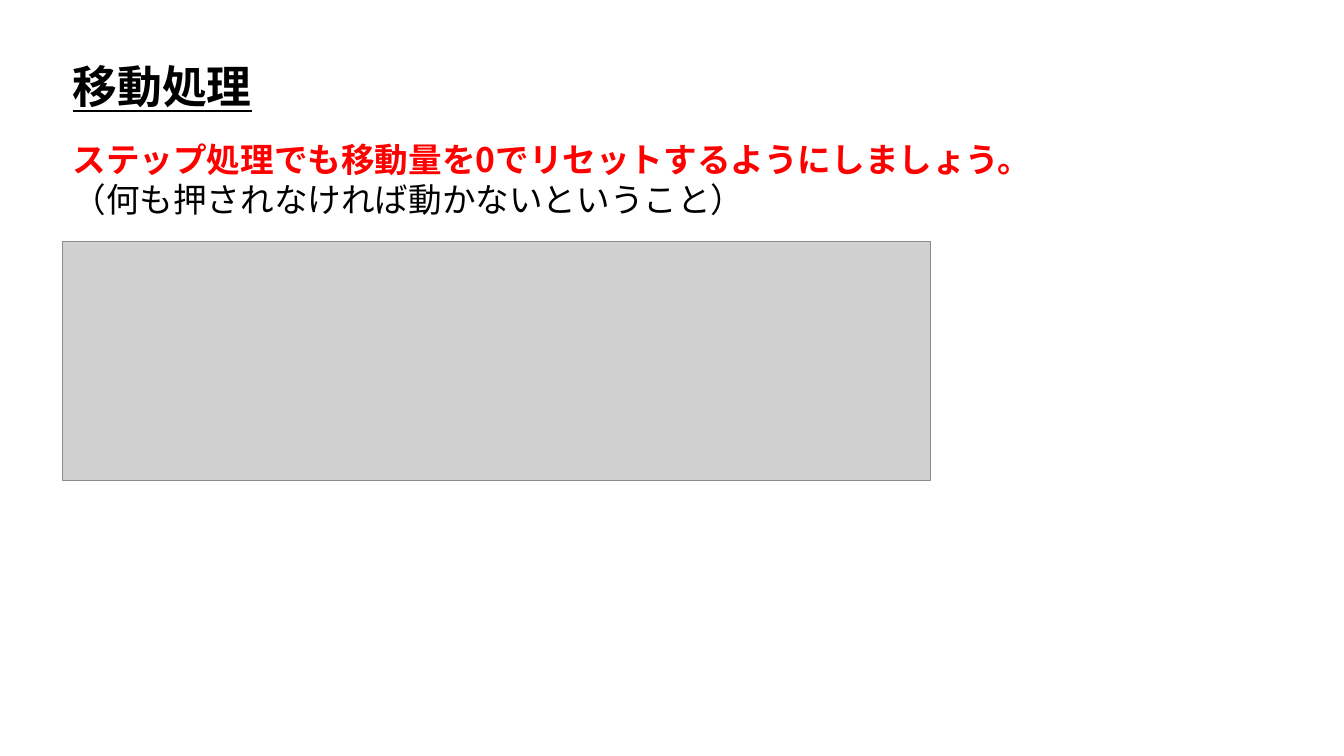
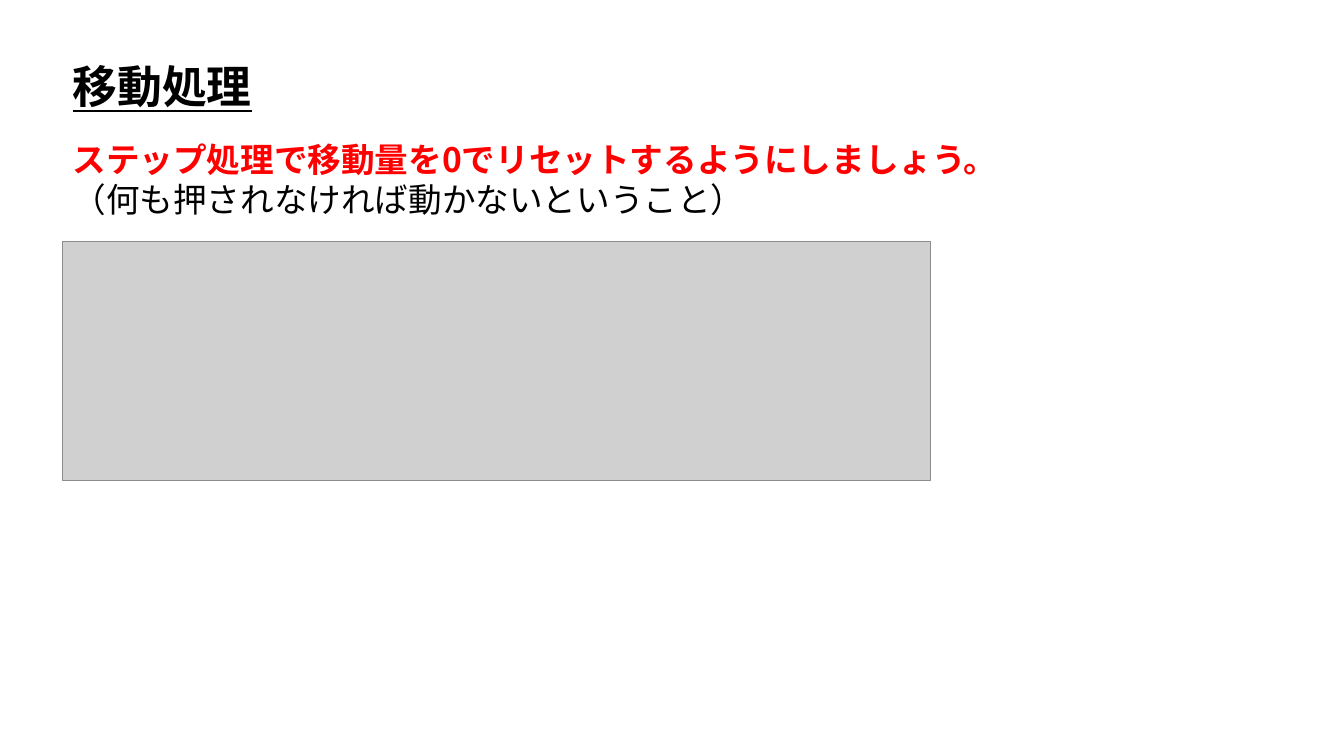
Before and after one commit to ArakiYusuke-Ohara/Textbook, a slide deck: slide 17 of ゲーム科1年/00_前期/ゲームプログラミングⅠ/10_入力システムと移動処理.pptx. Drawn at 1344x756 pixels with LibreOffice and Linux fonts; fonts in the diff are those of the drawing; grey boxes stand for pictures. Boxes give left, top, right and bottom in pixels: in the first picture for what was removed or moved away, otherwise in the second. Text is boxed around its words. In the diff, an @@ line names an element or a change of style, - is before the commit and + after.

```diff
--- a/ゲーム科1年/00_前期/ゲームプログラミングⅠ/10_入力システムと移動処理.pptx
+++ b/ゲーム科1年/00_前期/ゲームプログラミングⅠ/10_入力システムと移動処理.pptx
@@ text at <box>72,143,997,175</box>: text changed @@
-ステップ処理でも移動量を0でリセットするようにしましょう。
+ステップ処理で移動量を0でリセットするようにしましょう。
```
Also in this commit, not shown: 2 other slides changed, 2 other files.
